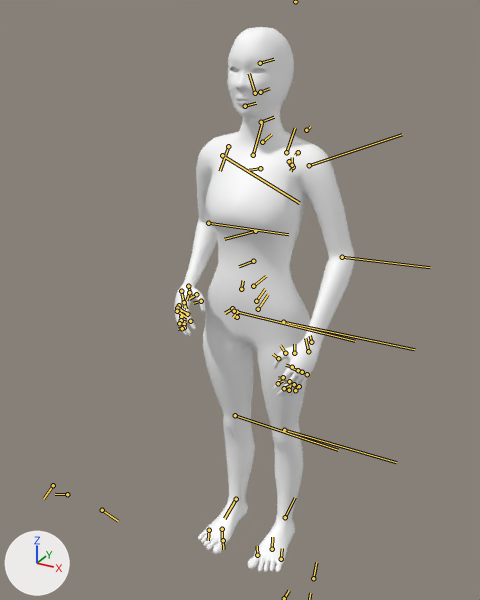
Before and after pictures for a commit that changed the FBX model Assets/Resources/Betty/Animations/cultist_anim_moving/RP_cultist_anim_run_BakedInMaya.fbx.
Rendered twice from a 50 mm lens placed at (1.33, -2.55, 2.7), pointed at (-0.08, 0.02, 1.41). Lighting does not change. The marker at lower left points along +X, +Y and +Z. Both versions are drawn at frame 1 of the action 'Take 001'; the numbers are the values there. The bones that bend it are drawn over the model as lines.
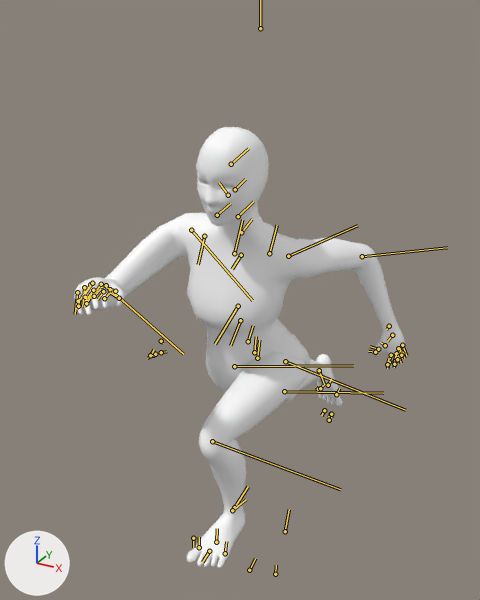
The change in detail:
Bone 'J_root' (bone_j_root) moves from (1.1, 0.4, 0.0) to (-24.1, -8.6, 0.0).
Bone 'J_root' (bone_j_root) turns from (0, 0, 0) to (20, -5, -12) degrees about its own x, y and z.
Bone 'J_upperabs' (bone_j_upperabs) turns from (0, 0, 0) to (-17, -15, 34) degrees about its own x, y and z.
Bone 'J_ribs' (bone_j_ribs) turns from (0, 0, 0) to (0, 0, -20) degrees about its own x, y and z.
Bone 'J_kneck_base' (bone_j_kneck_base) turns from (0, 0, 0) to (-9, -9, 8) degrees about its own x, y and z.
Bone 'J_collarbone_center' (bone_j_collarbone_center) turns from (0, 0, 0) to (3, 10, 1) degrees about its own x, y and z.
Bone 'J_L_shoulder' (bone_j_l_shoulder) turns from (3, 6, -1) to (18, 39, 44) degrees about its own x, y and z.
Bone 'J_L_elbow' (bone_j_l_elbow) turns from (9, -26, -12) to (12, -31, -15) degrees about its own x, y and z.
Bone 'J_R_shoulder' (bone_j_r_shoulder) turns from (-1, 20, -2) to (-58, -45, 30) degrees about its own x, y and z.
Bone 'J_R_elbow' (bone_j_r_elbow) turns from (41, -52, -38) to (38, -51, -35) degrees about its own x, y and z.
Bone 'J_L_hip' (bone_j_l_hip) turns from (0, 2, 0) to (86, -68, -104) degrees about its own x, y and z.
Bone 'J_L_knee' (bone_j_l_knee) moves from (0.0, 0.0, 0.0) to (0.0, 0.2, 0.0).
Bone 'J_L_knee' (bone_j_l_knee) turns from (0, -3, 0) to (-16, 100, -12) degrees about its own x, y and z.
Bone 'J_L_ancle' (bone_j_l_ancle) turns from (0, 0, 1) to (1, -1, -21) degrees about its own x, y and z.
Bone 'J_R_hip' (bone_j_r_hip) turns from (0, 1, 0) to (-13, 40, -11) degrees about its own x, y and z.
Bone 'J_R_knee' (bone_j_r_knee) moves from (0.0, 0.0, 0.0) to (-0.2, 0.0, -4.1).
Bone 'J_R_knee' (bone_j_r_knee) turns from (0, -2, 0) to (0, 19, 1) degrees about its own x, y and z.
Bone 'J_R_ancle' (bone_j_r_ancle) turns from (0, 0, 0) to (0, 0, 19) degrees about its own x, y and z.

Changed parts and their boxes (x1, y1, x2, y2) in the pictures (480 x 600 px):
'polySurface1', posed (83% wider, 19% shorter): before (174, 27, 355, 573); after (74, 127, 406, 568)
bone 'J_root', root to tip: before (258, 309) to (268, 294); after (257, 358) to (259, 340)
bone 'J_upperabs', root to tip: before (253, 261) to (239, 266); after (240, 320) to (230, 345)
bone 'J_ribs', root to tip: before (255, 231) to (224, 239); after (238, 306) to (215, 344)
bone 'J_kneck_base', root to tip: before (262, 142) to (271, 134); after (241, 232) to (252, 219)
bone 'J_collarbone_center', root to tip: before (253, 155) to (262, 123); after (234, 253) to (242, 219)
bone 'J_L_shoulder', root to tip: before (309, 165) to (402, 134); after (288, 256) to (357, 225)
bone 'J_L_elbow', root to tip: before (342, 257) to (430, 267); after (362, 256) to (447, 247)
bone 'J_R_shoulder', root to tip: before (222, 155) to (299, 203); after (191, 230) to (252, 300)
bone 'J_R_elbow', root to tip: before (208, 223) to (288, 234); after (110, 289) to (183, 354)
bone 'J_L_hip', root to tip: before (283, 322) to (414, 349); after (285, 361) to (405, 410)
bone 'J_L_knee', root to tip: before (284, 430) to (396, 462); after (212, 441) to (340, 489)
bone 'J_L_ancle', root to tip: before (285, 517) to (295, 497); after (234, 507) to (248, 486)
bone 'J_R_hip', root to tip: before (234, 311) to (355, 341); after (234, 366) to (353, 365)
bone 'J_R_knee', root to tip: before (235, 415) to (338, 450); after (284, 391) to (383, 393)
bone 'J_R_ancle', root to tip: before (236, 499) to (224, 518); after (319, 370) to (324, 384)
